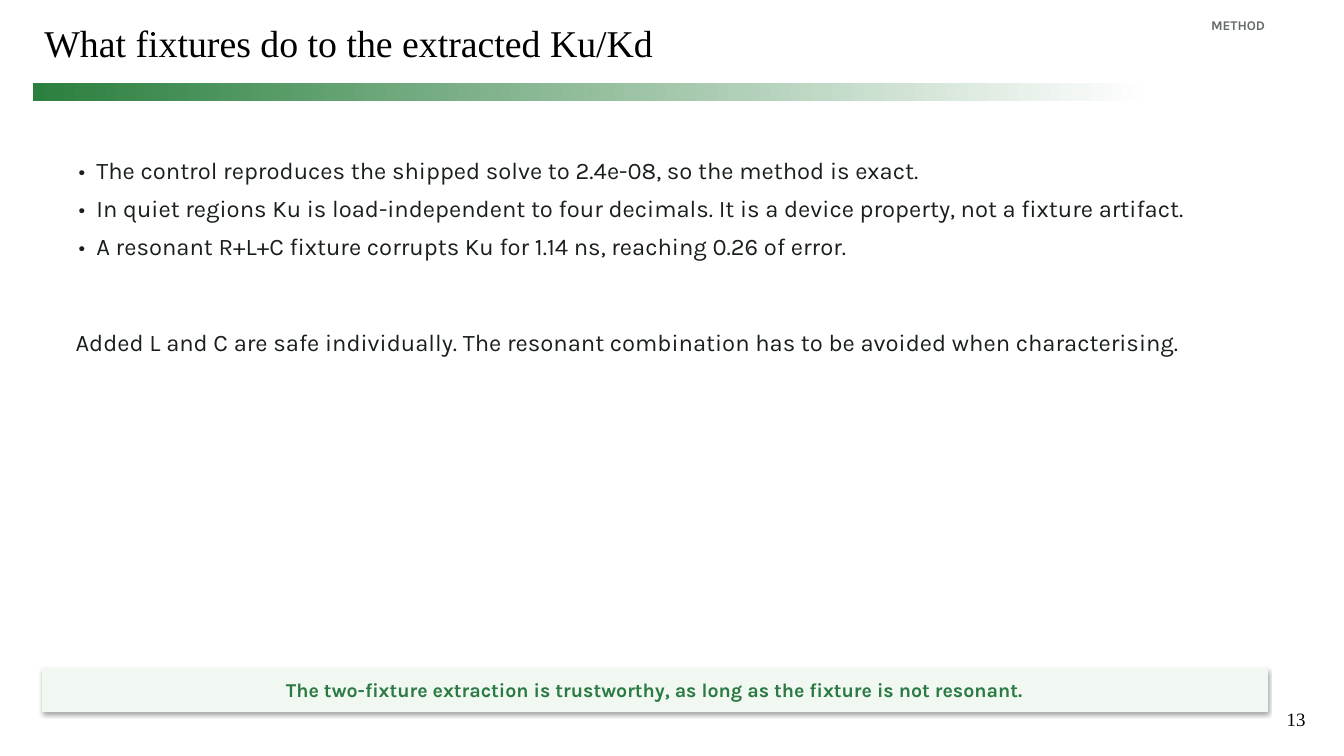
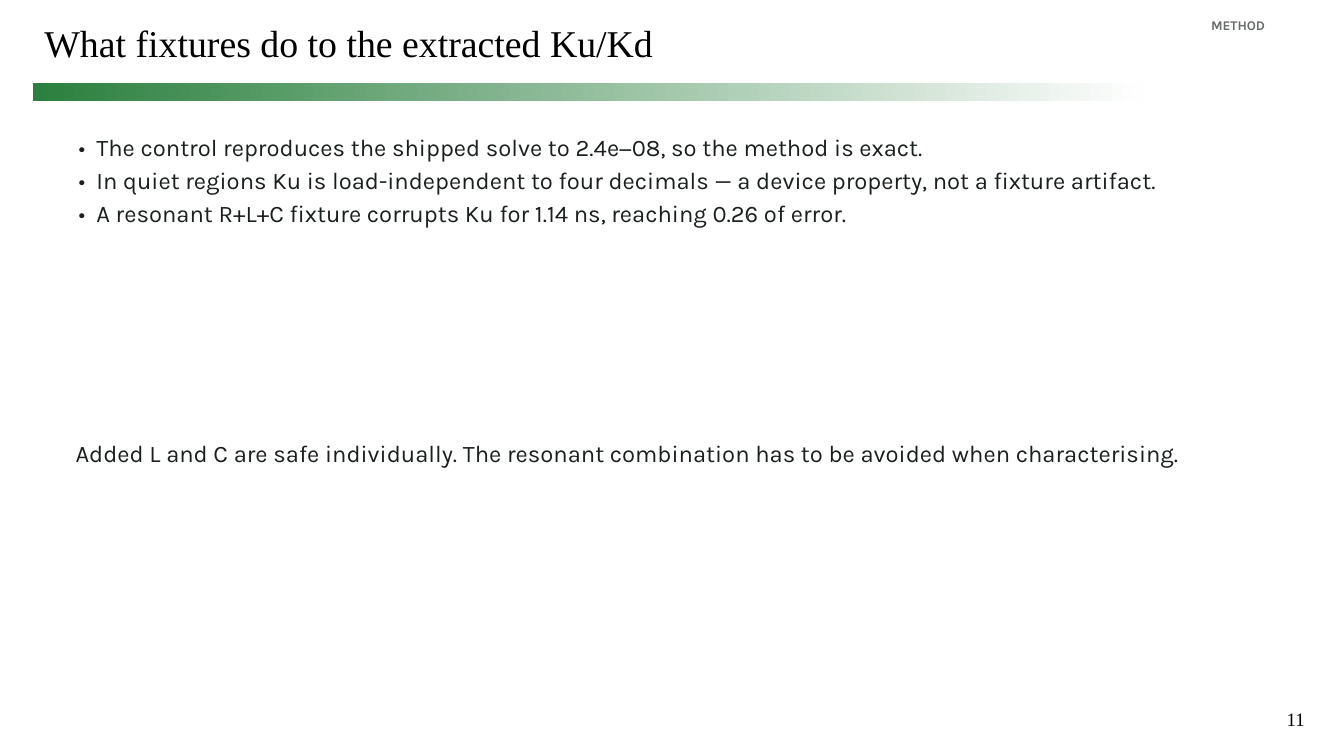
Before and after one commit to simon9721/ibis_comparison, a slide deck: slide 11 of results/meeting_deck_2026-09-04/ibis_pybis_status_2026-09-04.pptx (slide 13 before the commit). Drawn at 1344x756 pixels with LibreOffice and Linux fonts; fonts in the diff are those of the drawing. Boxes give left, top, right and bottom in pixels: in the first picture for what was removed or moved away, otherwise in the second. Text is boxed around its words. In the diff, an @@ line names an element or a change of style, - is before the commit and + after.

```diff
--- a/results/meeting_deck_2026-09-04/ibis_pybis_status_2026-09-04.pptx
+++ b/results/meeting_deck_2026-09-04/ibis_pybis_status_2026-09-04.pptx
@@ text "• The control reproduces the ...": place and size @@
-text "• The control reproduces the ..." at (96,162,1184,261)
+text "• The control reproduces the ..." at (96,139,1156,228)
@@ text at (96,139,1156,195): text changed @@
-• The control reproduces the shipped solve to 2.4e-08, so the method is exact.
-• In quiet regions Ku is load-independent to four decimals. It is a device property, not a fixture artifact.
+• The control reproduces the shipped solve to 2.4e−08, so the method is exact.
+• In quiet regions Ku is load-independent to four decimals — a device property, not a fixture artifact.
@@ text at (96,205,846,228): less space between paragraphs @@
@@ text "Added L and C are ...": place and size @@
-text "Added L and C are ..." at (76,334,1178,357)
+text "Added L and C are ..." at (76,445,1178,468)
@@ rectangle removed at (42,668,1267,712) @@
-The two-fixture extraction is trustworthy, as long as the fixture is not resonant.
@@ page number at (1287,713,1305,726): text changed @@
-13
+11
```
Also in this commit, not shown: 7 other slides changed, 6 slides added, 9 slides removed, 14 other files.
